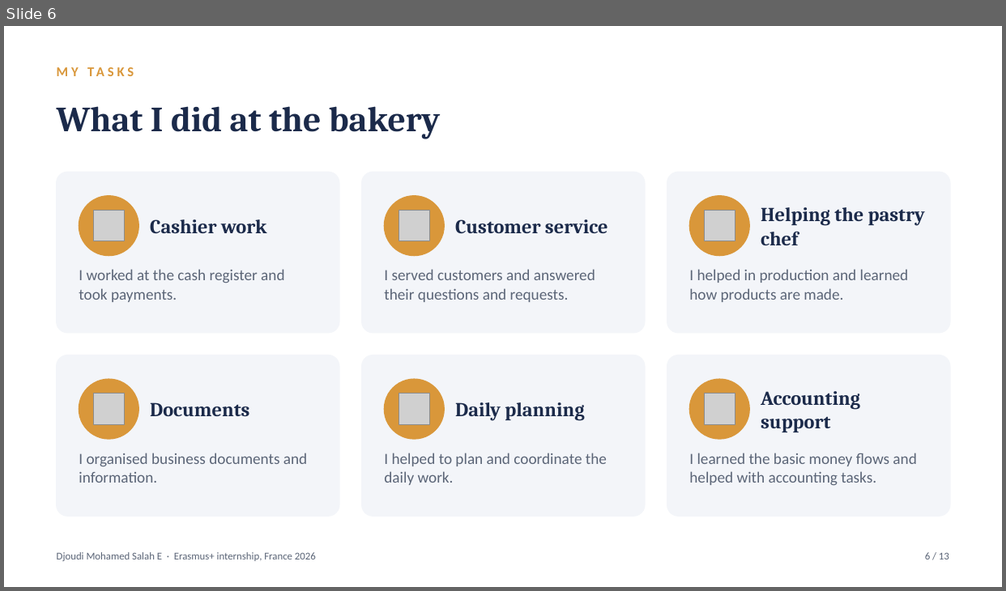
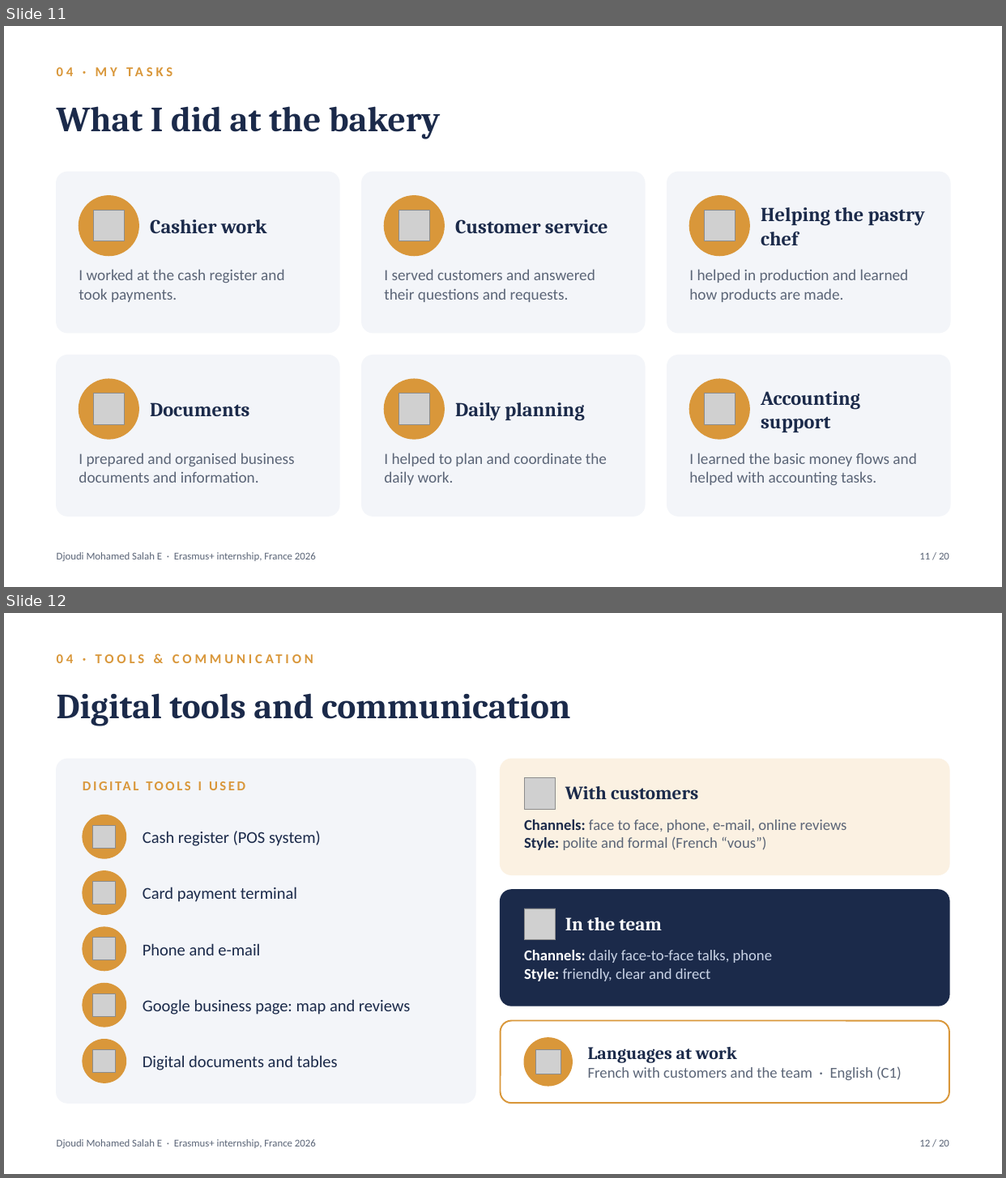
Before and after one commit to djoeeej/djoeeej, a slide deck: france-internship/Internship_France_Defense.pptx. Shown one above the other, each under a label of ours: slide 6 before the commit, slides 11 and 12 after it. The pictures are 1006x591 and 1006x1178 pixels, drawn with LibreOffice and Linux fonts; fonts in the diff are those of the drawing; grey boxes stand for pictures. Boxes give left, top, right and bottom in pixels: in the first picture for what was removed or moved away, otherwise in the second. Text is boxed around its words. In the diff, an @@ line names an element or a change of style, - is before the commit and + after.

```diff
--- a/france-internship/Internship_France_Defense.pptx
+++ b/france-internship/Internship_France_Defense.pptx
@@ slide 12 added at (x1=4, y1=613, x2=1002, y2=1174), background #FFFFFF @@
@@ text added at (x1=57, y1=650, x2=731, y2=673), 13 pt, text #D9973A, bold @@
+04 · TOOLS & COMMUNICATION
@@ text added at (x1=57, y1=693, x2=570, y2=726), 34 pt, text #1B2A4A, bold @@
+Digital tools and communication
@@ rounded rectangle added at (x1=57, y1=759, x2=475, y2=1103), fill #F3F5F9, outline #F3F5F9 1 pt @@
@@ text added at (x1=93, y1=781, x2=96, y2=790), 13 pt, text #D9973A, bold @@
+DIGITAL TOOLS I USED
@@ rounded rectangle added at (x1=501, y1=759, x2=949, y2=875), fill #FBF1E2, outline #FBF1E2 1 pt @@
@@ picture added at (x1=524, y1=777, x2=556, y2=809) @@
@@ text added at (x1=565, y1=786, x2=698, y2=799), 18 pt, text #1B2A4A, bold @@
+With customers
@@ ellipse added at (x1=83, y1=815, x2=126, y2=858), fill #D9973A, outline #D9973A 1 pt @@
@@ picture added at (x1=93, y1=825, x2=116, y2=848) @@
@@ text added at (x1=143, y1=831, x2=321, y2=846), 16 pt, text #1B2A4A @@
+Cash register (POS system)
@@ text added at (x1=524, y1=820, x2=847, y2=850), 14.5 pt, text #5B6577 @@
+Channels: face to face, phone, e-mail, online reviews
+Style: polite and formal (French “vous”)
@@ ellipse added at (x1=83, y1=871, x2=126, y2=914), fill #D9973A, outline #D9973A 1 pt @@
@@ picture added at (x1=93, y1=882, x2=116, y2=905) @@
@@ text added at (x1=143, y1=887, x2=297, y2=902), 16 pt, text #1B2A4A @@
+Card payment terminal
@@ rounded rectangle added at (x1=501, y1=890, x2=949, y2=1006), fill #1B2A4A, outline #1B2A4A 1 pt @@
@@ ellipse added at (x1=83, y1=927, x2=126, y2=971), fill #D9973A, outline #D9973A 1 pt @@
@@ picture added at (x1=524, y1=909, x2=556, y2=940) @@
@@ text added at (x1=565, y1=918, x2=662, y2=931), 18 pt, text #FFFFFF, bold @@
+In the team
@@ picture added at (x1=93, y1=938, x2=116, y2=960) @@
@@ text added at (x1=143, y1=943, x2=260, y2=956), 16 pt, text #1B2A4A @@
+Phone and e-mail
@@ text added at (x1=524, y1=950, x2=772, y2=982), 14.5 pt, text #C9D3E6 @@
+Channels: daily face-to-face talks, phone
+Style: friendly, clear and direct
@@ ellipse added at (x1=83, y1=983, x2=126, y2=1027), fill #D9973A, outline #D9973A 1 pt @@
@@ picture added at (x1=93, y1=994, x2=116, y2=1016) @@
@@ text added at (x1=143, y1=999, x2=410, y2=1015), 16 pt, text #1B2A4A @@
+Google business page: map and reviews
@@ rounded rectangle added at (x1=501, y1=1021, x2=949, y2=1103), fill #FFFFFF, outline #D9973A 1.5 pt @@
@@ ellipse added at (x1=83, y1=1040, x2=126, y2=1083), fill #D9973A, outline #D9973A 1 pt @@
@@ ellipse added at (x1=524, y1=1038, x2=572, y2=1086), fill #D9973A, outline #D9973A 1 pt @@
@@ picture added at (x1=535, y1=1050, x2=560, y2=1074) @@
@@ text added at (x1=588, y1=1047, x2=901, y2=1080), 14.5 pt, text #5B6577 @@
+Languages at work
+French with customers and the team · English (C1)
@@ picture added at (x1=93, y1=1050, x2=116, y2=1072) @@
@@ text added at (x1=143, y1=1055, x2=338, y2=1071), 16 pt, text #1B2A4A @@
+Digital documents and tables
@@ text added at (x1=57, y1=1139, x2=316, y2=1148), 10 pt, text #5B6577 @@
+Djoudi Mohamed Salah E · Erasmus+ internship, France 2026
@@ text added at (x1=919, y1=1139, x2=949, y2=1147), 10 pt, text #5B6577 @@
+12 / 20
@@ what was slide 6 is now slide 11 @@
@@ slide 11 changed as well @@
@@ text at (x1=57, y1=63, x2=731, y2=86): text changed @@
-MY TASKS
+04 · MY TASKS
@@ text at (x1=79, y1=453, x2=295, y2=483): text changed @@
-I organised business documents and information.
+I prepared and organised business documents and information.
@@ text at (x1=919, y1=552, x2=949, y2=560): text changed @@
-6 / 13
+11 / 20
```
Also in this commit, not shown: 10 other slides changed, 8 other slides added, 2 slides removed, 2 other files.
